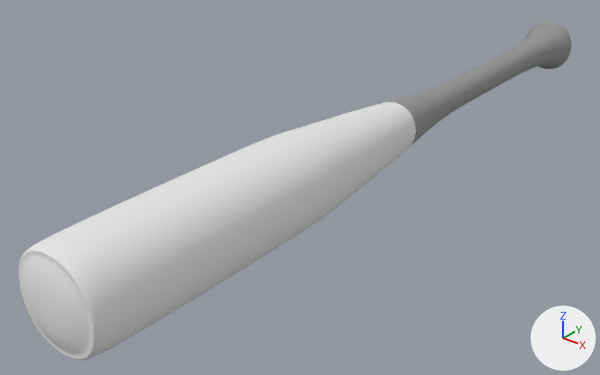
What one commit did to the OBJ model urdf_models/panda/meshes/visual/Bat.obj.
Rendered twice from a 50 mm camera at (11.9, -20.3, 8.9) aimed at (-1.4, -3.6, -1.4). Arrows for +X, +Y and +Z are at lower right; the lights stay in place. Where no turn or scale is listed for an object, it has been applied to the vertices.
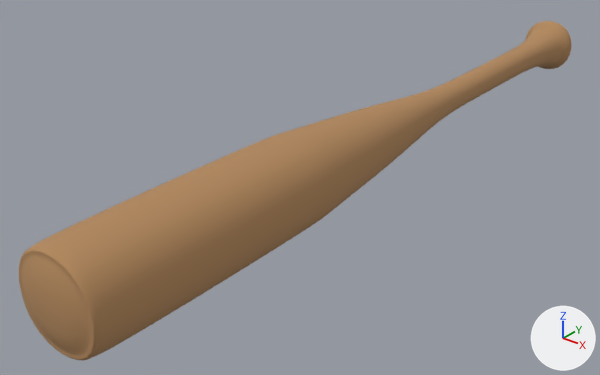
The edits, one by one:
Material 'Wood_Black_UA' (mat_wood_black_ua) changes colour from grey #959595 to orange #b3895d; in linear values from (0.3, 0.3, 0.3) to (0.45, 0.25, 0.11).
me_cube has 3970 vertices, 3968 faces and spans x -1.2..1.2, y -13.0..9.9, z -1.2..1.2.
me_cube is used by ob_cube; location (0.0, 0.0, 0.0).
me_cube part 1: all 1600 faces that had it switch from mat_spruce_wood (white #e7e7e7) to mat_wood_black_ua (orange #b3895d).

Boxes (x1, y1, x2, y2) around the edits, measured in the pictures (600 x 375 px):
'Cube', recoloured
    both: (19, 21, 571, 360)
part 1 of me_cube, recoloured
    both: (19, 102, 416, 360)
